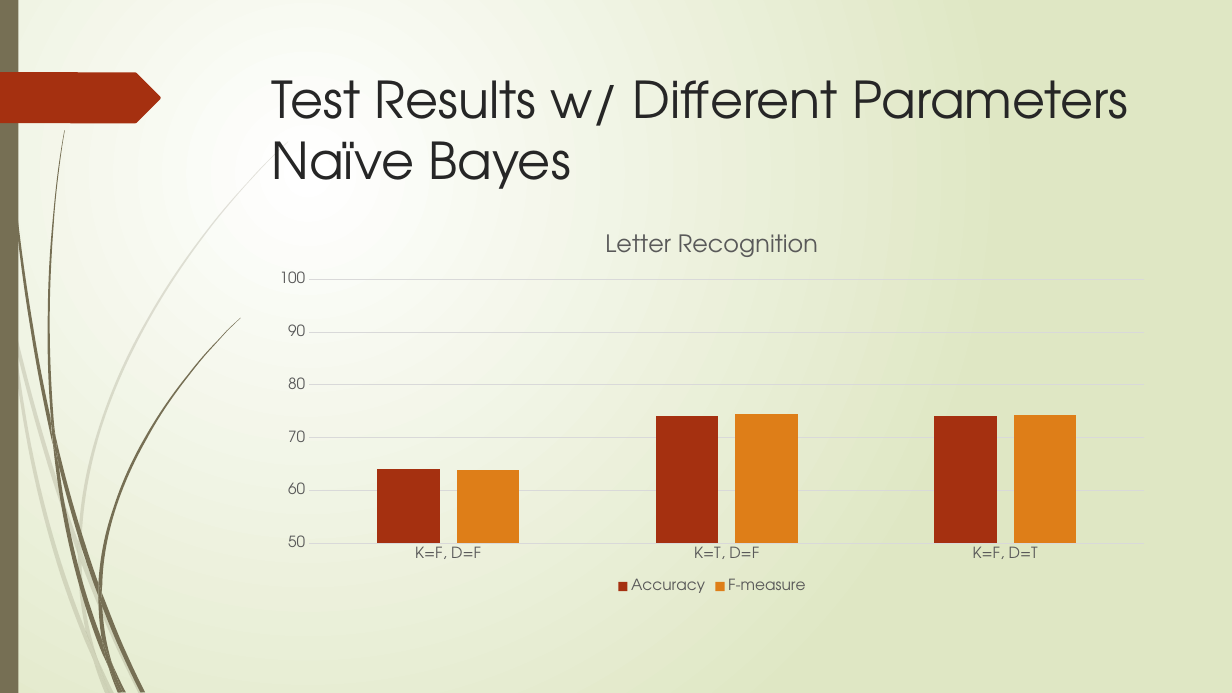
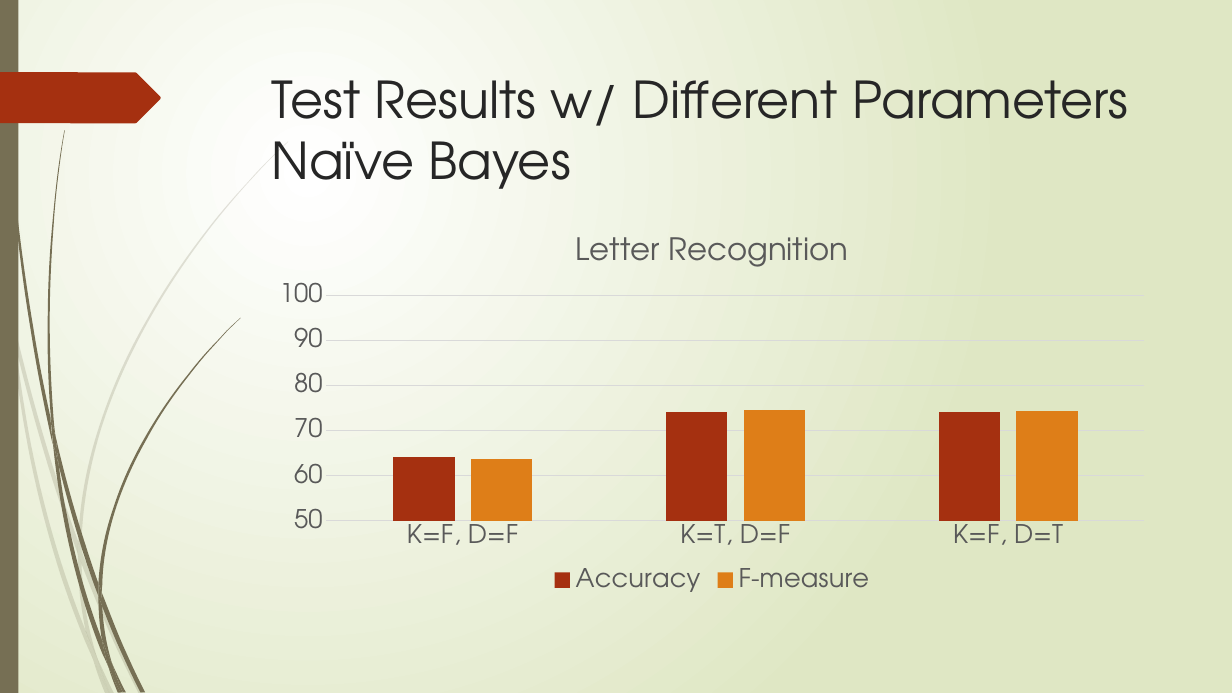
Before and after one commit to XiaokuanOSU/AI2report, a slide deck: slide 16 of PPTGroup10.pptx. Drawn at 1232x693 pixels with LibreOffice and Linux fonts; fonts in the diff are those of the drawing. Boxes give left, top, right and bottom in pixels: in the first picture for what was removed or moved away, otherwise in the second. Text is boxed around its words. In the diff, an @@ line names an element or a change of style, - is before the commit and + after.

Commit message:
naive bayes fig

```diff
--- a/PPTGroup10.pptx
+++ b/PPTGroup10.pptx
@@ column chart at (x1=262, y1=215, x2=1163, y2=597) @@
@@ legend changed @@
@@ category axis changed @@
@@ value axis changed @@
@@ lettering changed @@
```
Also in this commit, not shown: 1 other slide changed, 3 other files.
